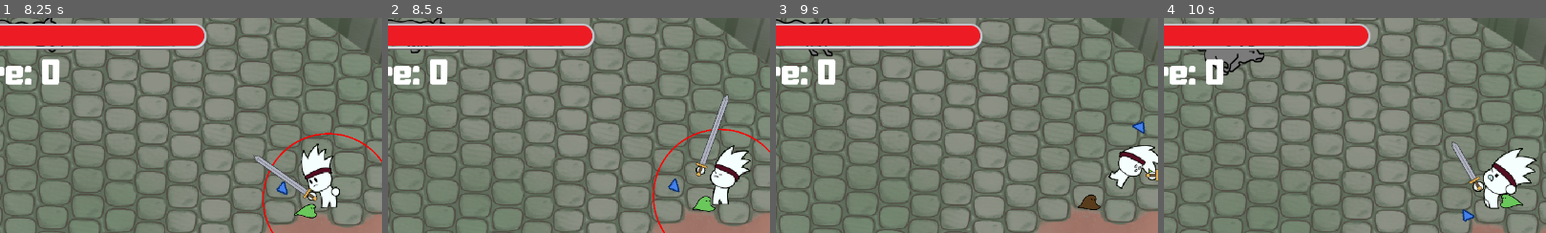
Above: before the commit, frames 1-4 (left to right).
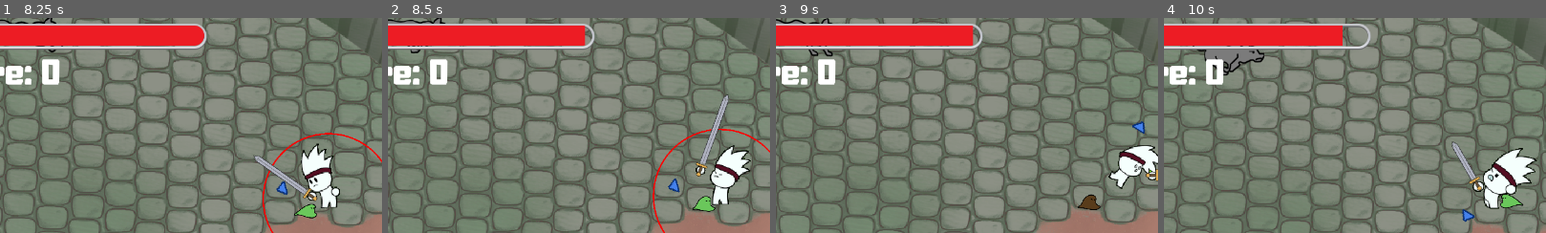
Above: after the commit, the same moments.

Repository: freddder/GMTK_Jam_2024
Game: Godot game, scene res://scenes/main_menu.tscn
Two runs of this game, one before a commit and one after it. Both use one fixed random seed, a clock stepped at 60 frames per second and the inputs below. Sound files missing from this copy of the repository are replaced by a short silence.
Inputs (mouse positions are % of the whole screen's width and height, from its top left):
- Up to frame 1 (8.25 s): click "Play" at 0.5 s; move the mouse to (72, 45) at 1.27 s; hold D (move_right) 1.28-2.03 s; hold Shift (dash) 1.28-2.03 s; move the mouse to (30, 55) at 2.02 s; hold S (move_down) 2.03-2.78 s; tap Space (heavy_attack) at 2.1, 5.1, 8.1 s; move the mouse to (60, 28) at 2.77 s; hold D (move_right) 2.78-3.53 s; click (60, 28) at 2.85 s; move the mouse to (45, 70) at 3.52 s; hold W (move_up) 3.53-4.28 s; right-click (45, 70) at 3.6 s; move the mouse to (80, 65) at 4.27 s; hold Shift (dash) 4.28-5.03 s; hold A (move_left) 4.28-5.78 s; move the mouse to (20, 35) at 5.02 s; move the mouse to (55, 50) at 5.77 s; hold S (move_down) 5.78-6.53 s; click (55, 50) at 5.85 s; move the mouse to (35, 25) at 6.52 s; hold D (move_right) 6.53-7.28 s; right-click (35, 25) at 6.6 s; move the mouse to (72, 45) at 7.27 s; hold W (move_up) 7.28-8.03 s; hold Shift (dash) 7.28-8.03 s; move the mouse to (30, 55) at 8.02 s; hold D (move_right) from 8.03 s (still down)
- Up to frame 2 (8.5 s): keep holding D (move_right)
- Up to frame 3 (9 s): move the mouse to (60, 28) at 8.77 s; release D (move_right) at 8.78 s; hold S (move_down) from 8.78 s (still down); click (60, 28) at 8.85 s
- Up to frame 4 (10 s): move the mouse to (45, 70) at 9.52 s; release S (move_down) at 9.53 s; hold A (move_left) from 9.53 s (still down); right-click (45, 70) at 9.6 s
The pictures show only the part of the screen within x 11-61%, y 1-51%; the shares and areas given below are measured in that part.

Frame 1 is identical in both runs. In frame 2, 0.1% of the frame differs, in the area x 51-54%, y 3-13%; in frame 3, 0.1%; in frame 4, 0.6%, in the area x 46-54%, y 3-13%.

Commit message:
Fixed health bar

Diff:
--- a/scenes/game_hud.tscn
+++ b/scenes/game_hud.tscn
@@ -42,6 +42,7 @@
 offset_right = 487.0
 offset_bottom = 106.0
 max_value = 1.0
+step = 0.0
 value = 1.0
 texture_under = ExtResource("3_ylupe")
 texture_progress = ExtResource("4_dlg05")
